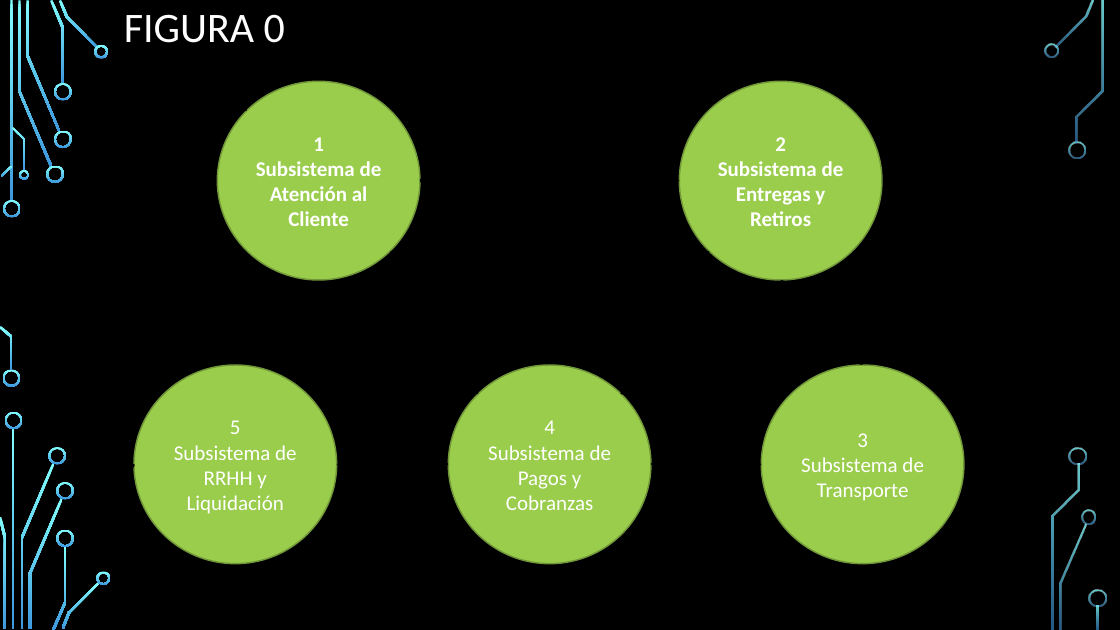
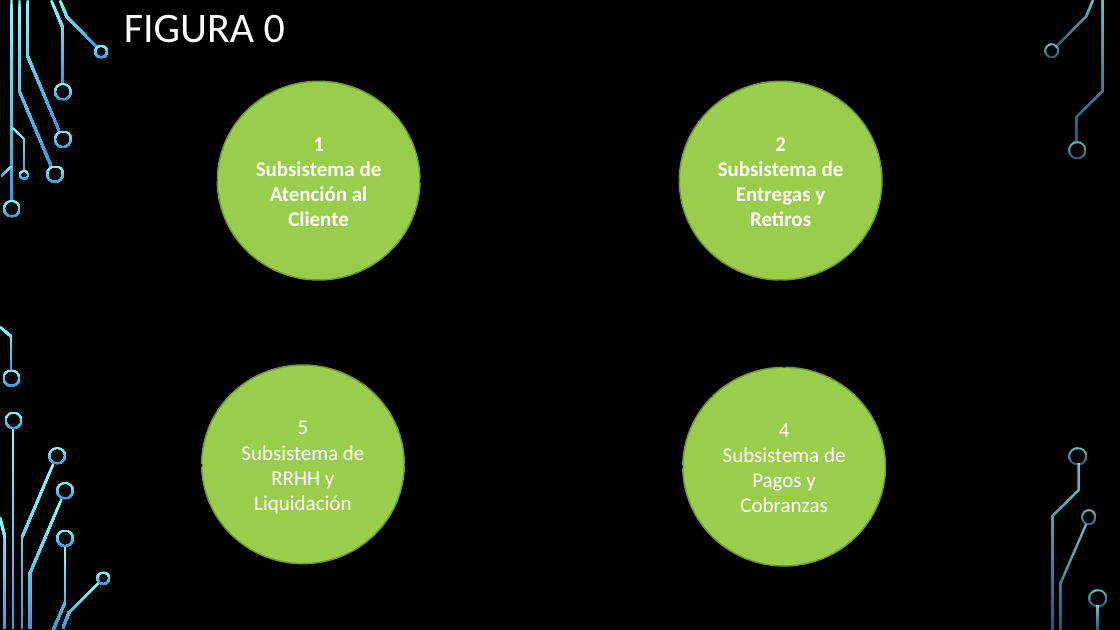
Before and after one commit to NicoStellisano/proyectoVolquetes, a slide deck: slide 18 of PPT.pptx. Drawn at 1120x630 pixels with LibreOffice and Linux fonts; fonts in the diff are those of the drawing; background and template pictures are left out. Boxes give left, top, right and bottom in pixels: in the first picture for what was removed or moved away, otherwise in the second. Text is boxed around its words. In the diff, an @@ line names an element or a change of style, - is before the commit and + after.

Commit message:
f0

```diff
--- a/PPT.pptx
+++ b/PPT.pptx
@@ double arrow moved from (391, 251) - (478, 394) to (391, 251) - (712, 397) @@
@@ arrow moved from (622, 394) - (709, 251) to (785, 367) - (781, 280) @@
@@ double arrow removed from (781, 280) to (863, 365) @@
@@ ellipse "5": place and size @@
-ellipse "5" at (134, 365, 337, 565)
+ellipse "5" at (202, 365, 404, 565)
@@ ellipse "4": place and size @@
-ellipse "4" at (449, 365, 651, 565)
+ellipse "4" at (683, 367, 886, 566)
@@ ellipse removed at (761, 365, 964, 565) @@
-3
-Subsistema de Transporte
@@ arrow moved from (134, 465) - (73, 564) to (202, 465) - (141, 564) @@
@@ arrow moved from (449, 465) - (337, 465) to (683, 467) - (404, 465) @@
@@ arrow removed from (651, 465) to (761, 465) @@
```
